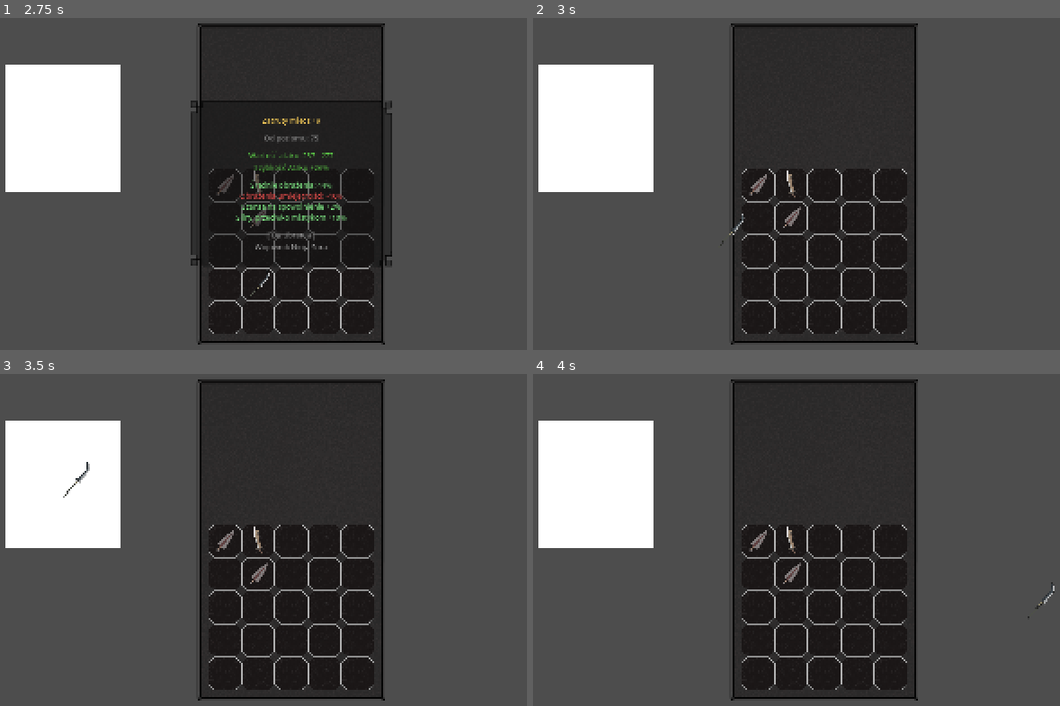
Above: before the commit, frames 1-4 (two rows, left to right).
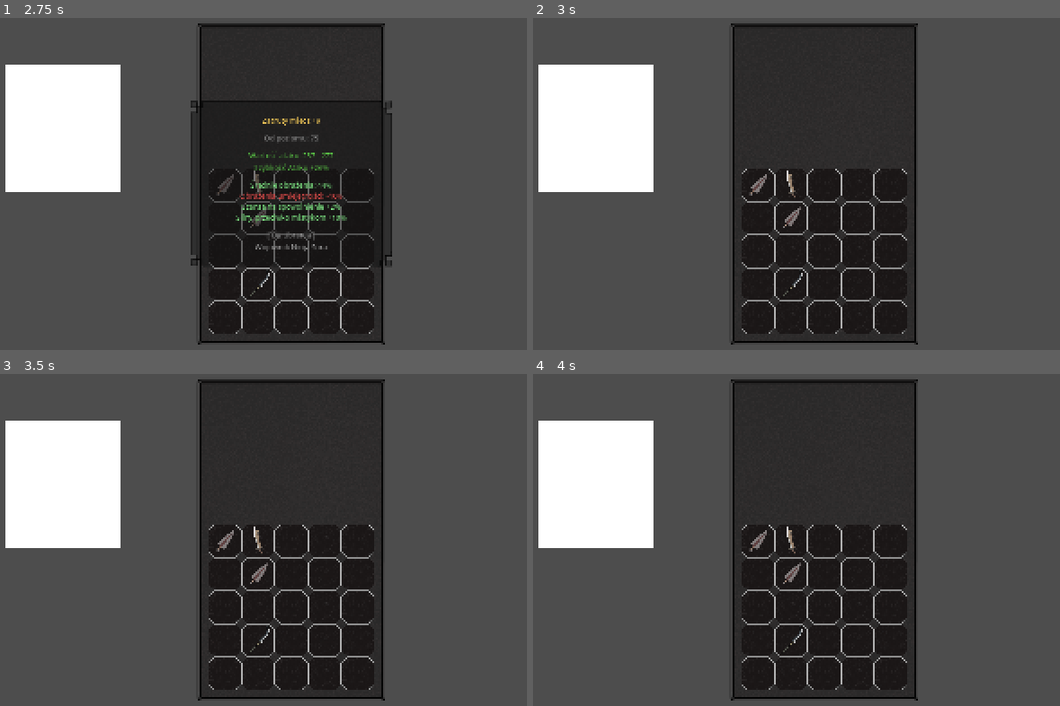
Above: after the commit, the same moments.

Repository: wrona777/metin2LikeInventory
Game: Godot game, scene res://scenes/main_scene.tscn
Two runs of this game, one before a commit and one after it. Both use one fixed random seed, a clock stepped at 60 frames per second and the inputs below.
Inputs (mouse positions are in pixels of both pictures, inside the frame that each line leads up to):
- Up to frame 1 (2.75 s): tap Enter at 0.5, 2 s; drag from (226, 184) to (363, 94) at 0.52 s; tap Space at 1.25 s; drag from (258, 184) to (252, 263) at 1.27 s; move the mouse to (258, 217) at 2.02 s; click (258, 217) at 2.17 s
- Up to frame 2 (3 s): tap Space at 2.75 s; drag from (791, 283) to (606, 124) at 2.77 s
- Up to frame 3 (3.5 s): no input
- Up to frame 4 (4 s): tap Enter at 3.5 s; move the mouse to (1038, 599) at 3.52 s; click (1038, 599) at 3.67 s

Frame 1 is identical in both runs. In frame 2, less than 0.1% of the frame differs, in the area x 35-52%, y 58-84%; in frame 3, 0.1%, in the area x 11-52%, y 26-84%; in frame 4, less than 0.1%.

Commit message:
JEST PROGRESS!

Diff:
--- a/objects/items/KosaBojowa.tres
+++ b/objects/items/KosaBojowa.tres
@@ -5,7 +5,7 @@
 
 [resource]
 script = ExtResource("1_vsjti")
-name = "placeholder"
+name = "Kosa Bojowa"
 texture = ExtResource("2_xebln")
 width = 74
 height = 74
--- a/objects/items/Koziki.tres
+++ b/objects/items/Koziki.tres
@@ -5,7 +5,7 @@
 
 [resource]
 script = ExtResource("1_14pct")
-name = "placeholder"
+name = "Koziki"
 texture = ExtResource("2_y2u22")
 width = 74
 height = 74
--- a/scenes/item.tscn
+++ b/scenes/item.tscn
@@ -31,7 +31,7 @@
 offset_bottom = 20.0
 grow_horizontal = 2
 grow_vertical = 2
-mouse_filter = 0
+mouse_force_pass_scroll_events = false
 expand_mode = 3
 
 [connection signal="gui_input" from="." to="." method="_on_gui_input"]
--- a/scripts/item.gd
+++ b/scripts/item.gd
@@ -13,9 +13,9 @@
 	if item:
 		itemSetter()
 
-func _process(_delta: float) -> void:
-	if dragged_item_preview:
-		_update_dragged_position()
+#func _process(_delta: float) -> void:
+	#if dragged_item_preview:
+		#_update_dragged_position()
 
 func itemSetter() -> void:
 	texture.custom_minimum_size = Vector2(item.width,item.height)
@@ -29,32 +29,37 @@
 func _on_texture_mouse_exited() -> void:
 	Popups.HideItemPopup()
 
-func _on_texture_gui_input(event: InputEvent) -> void:
-	if event is InputEventMouseButton and event.button_index == MOUSE_BUTTON_LEFT and event.pressed:
-		original_parent = itemNode.get_parent() #Slot
-		createPreview()
-		saved_item = item.duplicate()
-		texture.hide()
+#func _on_texture_gui_input(event: InputEvent) -> void:
+	#if event is InputEventMouseButton and event.button_index == MOUSE_BUTTON_LEFT and event.pressed:
+		#original_parent = itemNode.get_parent() #Slot
+		#createPreview()
+		#saved_item = item.duplicate()
+		#texture.hide()
+#
+#func createPreview():
+	#dragged_item_preview = TextureRect.new()
+	#dragged_item_preview.texture = texture.texture
+	#dragged_item_preview.mouse_filter = Control.MOUSE_FILTER_IGNORE
+	#
+	#dragged_item_preview.stretch_mode = TextureRect.STRETCH_SCALE
+	#dragged_item_preview.ignore_texture_size = true
+	#dragged_item_preview.size = Vector2(94, 94)
+	#
+	#add_child(dragged_item_preview)
+	#dragged_item_preview.z_index = 999
+	#dragged_item_preview.position = get_local_mouse_position()
+	#set_listening(true)
+#
+#func _update_dragged_position() -> void:
+	#if dragged_item_preview:
+		#var mouse_pos = get_local_mouse_position()
+		#var texture_size = dragged_item_preview.size
+		#dragged_item_preview.position = mouse_pos - texture_size / 2
+#
+#func set_listening(state: bool) -> void:
+	#is_item_dragged = state
 
-func createPreview():
-	dragged_item_preview = TextureRect.new()
-	dragged_item_preview.texture = texture.texture
-	dragged_item_preview.mouse_filter = Control.MOUSE_FILTER_IGNORE
-
-	dragged_item_preview.stretch_mode = TextureRect.STRETCH_SCALE
-	dragged_item_preview.ignore_texture_size = true
-	dragged_item_preview.size = Vector2(94, 94)
-
-	add_child(dragged_item_preview)
-	dragged_item_preview.z_index = 999
-	dragged_item_preview.position = get_local_mouse_position()
-	set_listening(true)
-
-func _update_dragged_position() -> void:
-	if dragged_item_preview:
-		var mouse_pos = get_local_mouse_position()
-		var texture_size = dragged_item_preview.size
-		dragged_item_preview.position = mouse_pos - texture_size / 2
-
-func set_listening(state: bool) -> void:
-	is_item_dragged = state
+func _get_drag_data(at_position: Vector2) -> Variant:
+	saved_item = item.duplicate()
+	print(saved_item.name)
+	return saved_item
--- a/scripts/slot.gd
+++ b/scripts/slot.gd
@@ -1 +1,16 @@
 extends PanelContainer
+
+@onready var panel = $"."
+
+##func _get_drag_data(at_position: Vector2) -> Variant:
+	##print("essa!")
+	##return true
+
+func _can_drop_data(at_position: Vector2, data: Variant) -> bool:
+	return data is Item
+
+func _drop_data(at_position: Vector2, data: Variant) -> void:
+	var item_scene = preload("res://scenes/item.tscn")
+	var new_item = item_scene.instantiate()
+	new_item.item = data
+	panel.add_child(new_item)
